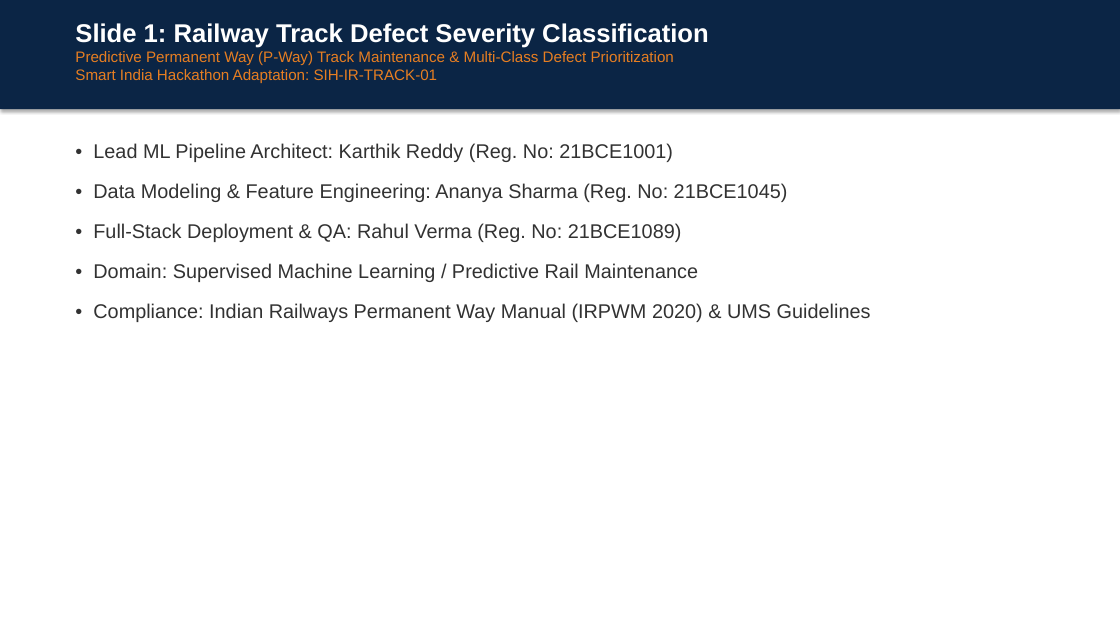
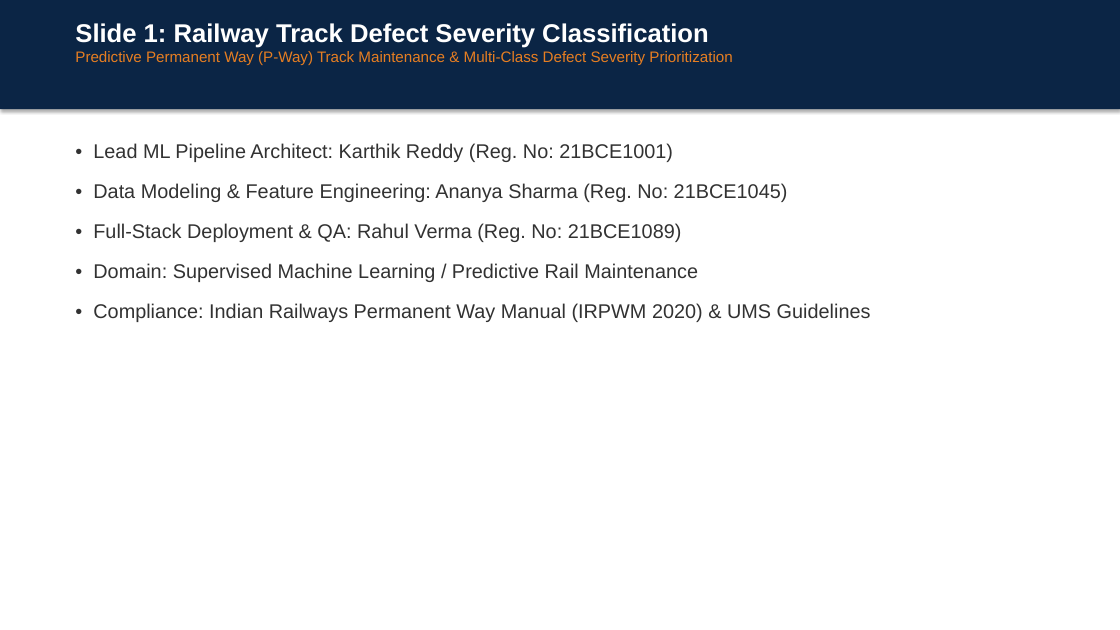
Before and after one commit to KarthikReddy9121/railway-track-defect-classification, a slide deck: slide 1 of docs/PRESENTATION.pptx. Drawn at 1120x630 pixels with LibreOffice and Linux fonts; fonts in the diff are those of the drawing. Boxes give left, top, right and bottom in pixels: in the first picture for what was removed or moved away, otherwise in the second. Text is boxed around its words. In the diff, an @@ line names an element or a change of style, - is before the commit and + after.

Commit message:
refactor: remove SIH hackathon reference from titles across app, notebook, docs, and README

```diff
--- a/docs/PRESENTATION.pptx
+++ b/docs/PRESENTATION.pptx
@@ text at [75,51,732,65]: text changed @@
-Predictive Permanent Way (P-Way) Track Maintenance & Multi-Class Defect Prioritization
-Smart India Hackathon Adaptation: SIH-IR-TRACK-01
+Predictive Permanent Way (P-Way) Track Maintenance & Multi-Class Defect Severity Prioritization
```
Also in this commit, not shown: 8 other files.
